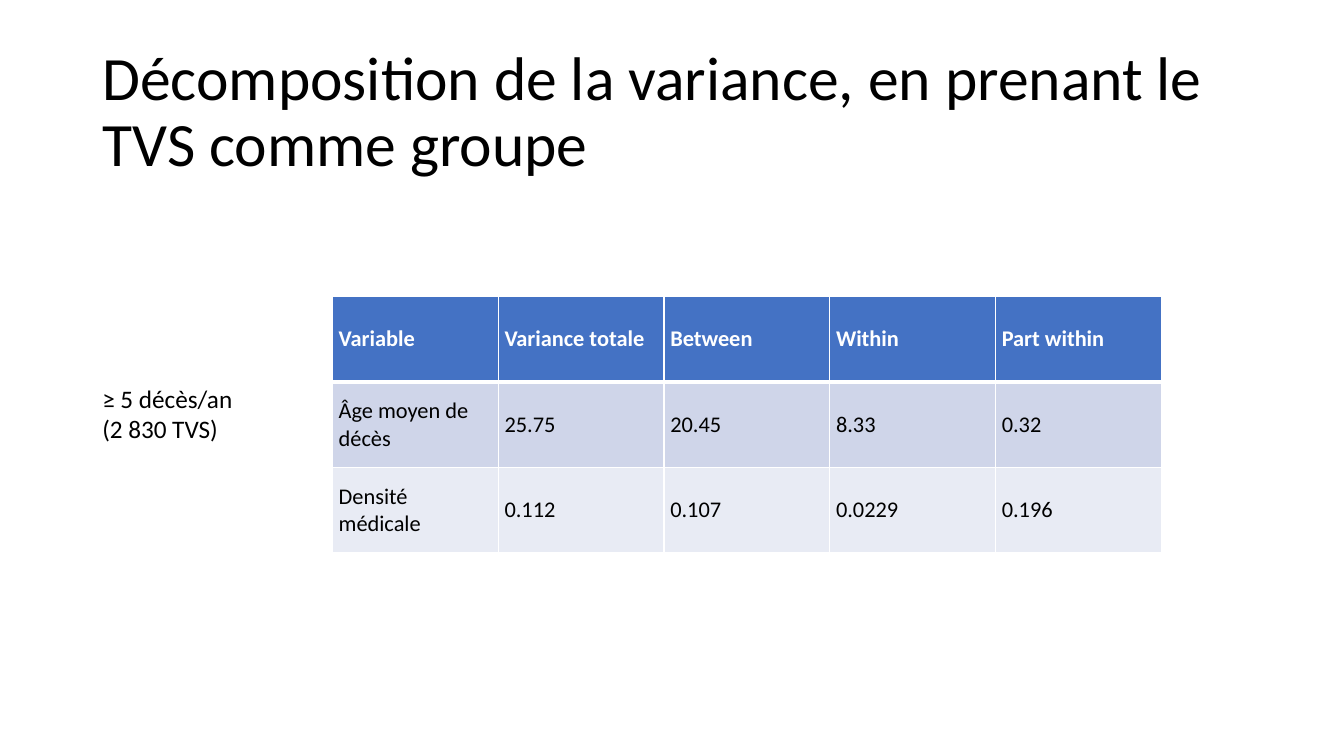
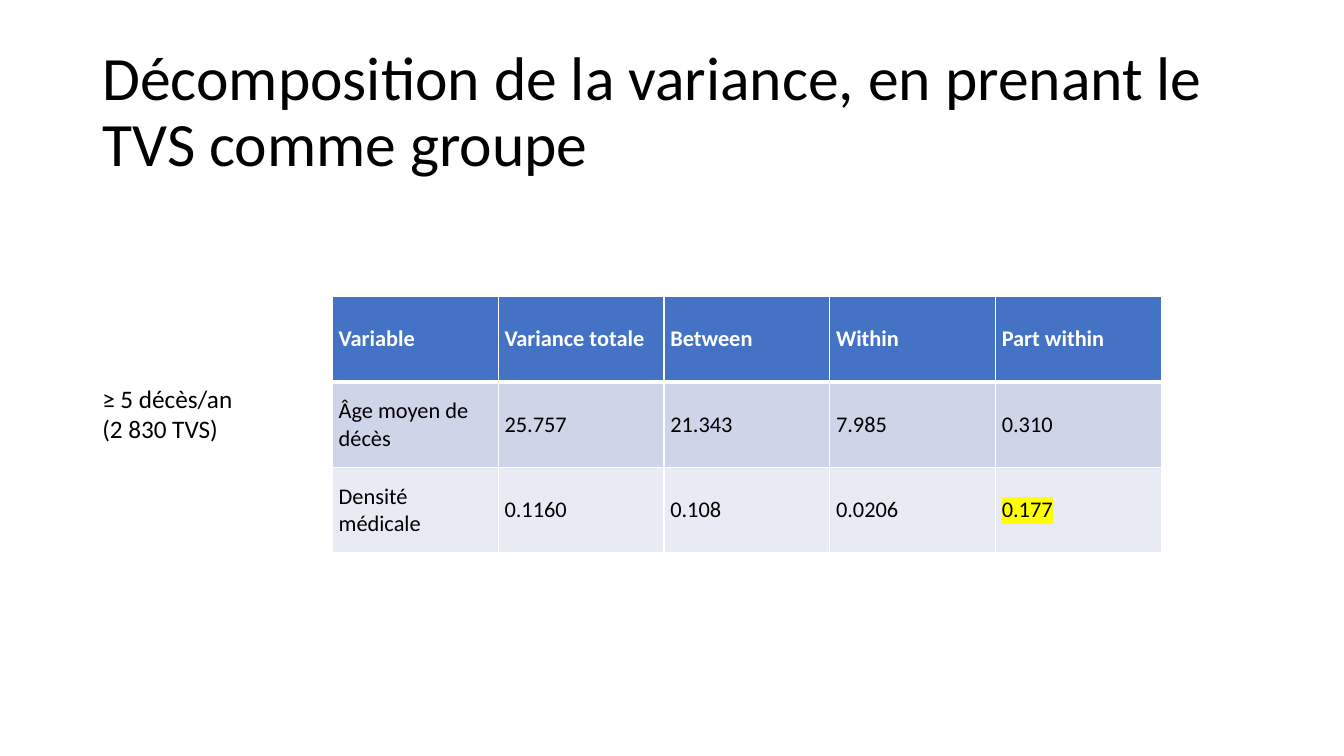
Before and after one commit to mchabaud/Project-DSSS, a slide deck: slide 15 of Presentation_13_04_22.pptx. Drawn at 1344x756 pixels with LibreOffice and Linux fonts; fonts in the diff are those of the drawing. Boxes give left, top, right and bottom in pixels: in the first picture for what was removed or moved away, otherwise in the second. Text is boxed around its words. In the diff, an @@ line names an element or a change of style, - is before the commit and + after.

```diff
--- a/Presentation_13_04_22.pptx
+++ b/Presentation_13_04_22.pptx
@@ table at [333,296,1159,554] @@
-row 2: Âge moyen de décès | 25.75 | 20.45 | 8.33 | 0.32
+row 2: Âge moyen de décès | 25.757 | 21.343 | 7.985 | 0.310
-row 3: Densité médicale | 0.112 | 0.107 | 0.0229 | 0.196
+row 3: Densité médicale | 0.1160 | 0.108 | 0.0206 | 0.177
```
Also in this commit, not shown: 3 other slides changed, 2 slides added, 1 other file.
